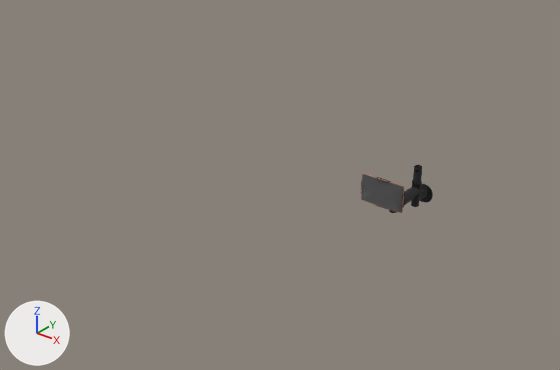
What one commit did to the glTF model projekt.glb.
One viewpoint serves both versions: a 50 mm lens placed at (1.51, -2.87, 1.77), pointed at (-0.43, -0.44, 0.26). Arrows for +X, +Y and +Z are at lower left; the lights stay in place. The older version comes first. Where no turn or scale is listed for an object, it has been applied to the vertices.

Script lines for the objects in view, before the commit:
```python
me_mesh_0 = bpy.data.meshes.new('Mesh_0')
me_mesh_0.from_pydata(...)  # 2757 vertices, 5524 faces; spans x -0.048..0.048, y -0.057..0.057, z -0.11..0.11
me_mesh_0.materials.append(mat_material_0)  # black #262626
me_mesh_1 = bpy.data.meshes.new('Mesh_1')
me_mesh_1.from_pydata(...)  # 6747 vertices, 13494 faces; spans x -0.025..0.025, y -0.104..0.104, z -0.038..0.038
me_mesh_1.materials.append(mat_material_1)  # black #262626
me_mesh_2 = bpy.data.meshes.new('Mesh_2')
me_mesh_2.from_pydata(...)  # 1497 vertices, 3004 faces; spans x -0.019..0.019, y -0.099..0.1, z -0.043..0.043
me_mesh_2.materials.append(mat_material_2)  # black #262626
me_mesh_7 = bpy.data.meshes.new('Mesh_7')
me_mesh_7.from_pydata(...)  # 36 vertices, 36 faces; spans x -12.8..12.8, y -7.8..7.8, z -0.3
me_mesh_7.materials.append(mat_pulverbeschichtung__schwarz)  # dark grey #585858
ob_pl38_0000 = bpy.data.objects.new('PL38_0000', me_mesh_0)
ob_pl38_0000.location = (-0.063, 0.181, 0.138)
ob_pl38_0008_full_2 = bpy.data.objects.new('PL38_0008_full_2', me_mesh_7)
ob_pl38_0008_full_2.parent = ob_pl38_0008_full
ob_pl38_0008_full_2.location = (0.0, 0.0, 0.0)
ob_pl38_0100__flex_arm_a = bpy.data.objects.new('PL38_0100__Flex_Arm_A', me_mesh_1)
ob_pl38_0100__flex_arm_a.location = (-0.063, 0.064, 0.132)
ob_pl38_0100__flex_arm_b = bpy.data.objects.new('PL38_0100__Flex_Arm_B', me_mesh_2)
ob_pl38_0100__flex_arm_b.location = (-0.063, 0.016, 0.137)
ob_scene_005 = bpy.data.objects.new('Scene.005', None)
ob_scene_005.parent = ob_node_16
ob_scene_005.location = (-0.0641, -0.17, 0.228)
ob_scene_005.rotation_euler = (0.942, 0.0, 0.0)  # degrees (54, 0, 0)
ob_scene_005.scale = (0.00831, 0.00831, 0.00831)
```
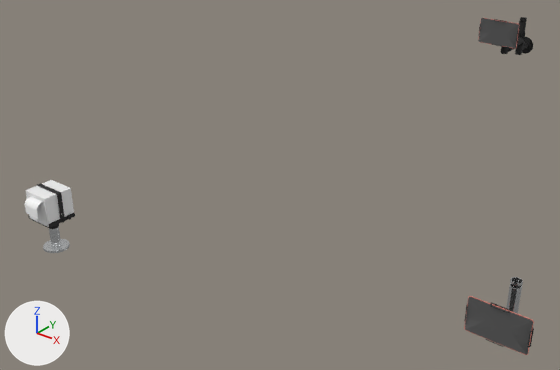
ob_scene_005 is not drawn itself; it is the parent of ob_pl38_0008_c, ob_scene_006.

What differs and where, as boxes (x1, y1, x2, y2) in the pictures (560 x 370 px):
'PL38_0008_full_2.001', added
    after: (465, 297, 533, 355)
'PL38_0008_full_2', moved
    before: (361, 174, 404, 213)
    after: (479, 18, 519, 48)
'PL38_0007_full_c_2', added
    after: (25, 180, 74, 227)
'PL38_0000', moved
    before: (411, 165, 433, 207)
    after: (515, 17, 533, 55)
'PL38_0200.001', added
    after: (43, 227, 70, 253)
'PL38_0200', added
    after: (506, 277, 523, 314)
'PL38_0007', added
    after: (28, 183, 75, 229)
'PL38_0100__Flex_Arm_A', moved
    before: (404, 180, 422, 205)
    after: (508, 32, 526, 52)
'PL38_0007_full_c_1', added
    after: (25, 196, 42, 218)
'PL38_0008_full_1.001', added
    after: (464, 296, 534, 355)
'PL38_0008_C.001', added
    after: (464, 303, 534, 347)
'PL38_0008_full_1', moved
    before: (361, 174, 405, 213)
    after: (478, 18, 520, 49)
'PL38_0008_C', moved
    before: (361, 177, 405, 209)
    after: (479, 19, 520, 47)
'PL38_0100__Flex_Arm_B', moved
    before: (389, 210, 396, 213)
    after: (501, 47, 510, 54)

The change in detail:
Material 'Pulverbeschichtung_(Dunkelgrau)' (mat_pulverbeschichtung__dunkelgrau) is new.
Its base color is (0.85, 0.85, 0.85) (white #ededed).
Its roughness is 1.0.
Material 'Papier_(Weiß)' (mat_papier__weiß) is new.
Its base color is (0.95, 0.95, 0.95) (white #f9f9f9).
Its roughness is 1.0.
Material 'Material_9' (mat_material_9) is new.
Its base color is (0.0196, 0.0196, 0.0196) (black #262626).
Its metallic is 0.1.
Its roughness is 0.8.
Material 'Edelstahl' (mat_edelstahl) is new.
Its base color is (0.784, 0.8, 0.808) (white #e5e7e8).
Its metallic is 0.95.
Its roughness is 0.15.
Mesh me_mesh_11 is new.
It has 329 vertices, 638 faces and spans x -0.0595..0.0595, y -0.0443..0.0748, z -0.0595..0.0595.
It uses material mat_pulverbeschichtung__dunkelgrau (white #ededed).
Mesh me_mesh_10 is new.
It has 52 vertices, 100 faces and spans x -0.0299..0.0451, y -0.0748..-0.04, z -0.0143..0.0433.
It uses material mat_papier__weiß (white #f9f9f9).
Mesh me_mesh_9 is new.
It has 13274 vertices, 26568 faces and spans x -0.076..0.076, y -0.06..0.06, z -0.081..0.081.
It uses material mat_material_9 (black #262626).
Mesh me_mesh_8 is new.
It has 3786 vertices, 7596 faces and spans x -5.0..5.0, y -5.0..5.0, z -10.1..10.1.
It uses material mat_edelstahl (white #e5e7e8).
Object 'PL38_0000' (ob_pl38_0000) moves from (-0.063, 0.181, 0.138) to (-0.119, 1.38, 0.604).
Object 'PL38_0100__Flex_Arm_A' (ob_pl38_0100__flex_arm_a) moves from (-0.063, 0.064, 0.132) to (-0.119, 1.264, 0.598).
Object 'PL38_0100__Flex_Arm_B' (ob_pl38_0100__flex_arm_b) moves from (-0.063, 0.016, 0.137) to (-0.12, 1.215, 0.603).
Object 'Scene.005' (ob_scene_005) moves from (-0.0641, -0.17, 0.228) to (-0.121, 1.029, 0.694).
Object 'PL38_0007_full_c_2' (ob_pl38_0007_full_c_2) is new; it shows me_mesh_11.
Its location is (-0.827, -1.367, 0.407).
Object 'PL38_0007_full_c_1' (ob_pl38_0007_full_c_1) is new; it shows me_mesh_10.
Its location is (-0.827, -1.367, 0.407).
Object 'PL38_0007' (ob_pl38_0007) is new; it shows me_mesh_9.
Its location is (-0.827, -1.352, 0.387).
Object 'PL38_0200.001' (ob_pl38_0200_001) is new; it shows me_mesh_8.
Its parent is ob_scene_012.
Its location is (0.0, 0.0, 0.0).
Object 'Scene.012' (ob_scene_012) is new.
Its parent is ob_node_16.
Its location is (-0.827, -1.351, 0.315).
Its scale is (0.00998, 0.00998, 0.00998).
Object 'PL38_0008_full_2.001' (ob_pl38_0008_full_2_001) is new; it shows me_mesh_7.
Its parent is ob_pl38_0008_full_001.
Its location is (0.0, 0.0, 0.0).
Object 'PL38_0008_full.001' (ob_pl38_0008_full_001) is new.
Its parent is ob_scene_011.
Its location is (0.0, 0.0, 0.0).
Object 'Scene.011' (ob_scene_011) is new.
Its parent is ob_scene_010.
Its location is (0.0, 0.0, 0.0).
Its rotation in degrees is (-144, 0, 0).
Object 'Scene.010' (ob_scene_010) is new.
Its parent is ob_node_16.
Its location is (0.792, -0.869, 0.302).
Its rotation in degrees is (54, 0, 0).
Its scale is (0.00831, 0.00831, 0.00831).
Object 'PL38_0008_full_1.001' (ob_pl38_0008_full_1_001) is new; it shows me_mesh_6.
Its parent is ob_pl38_0008_full_001.
Its location is (0.0, 0.0, 0.0).
Object 'PL38_0008_C.001' (ob_pl38_0008_c_001) is new; it shows me_mesh_5.
Its parent is ob_scene_010.
Its location is (0.0, 0.0, 0.0).
Object 'PL38_0200' (ob_pl38_0200) is new; it shows me_mesh_8.
Its parent is ob_scene_007.
Its location is (0.0, 0.0, 0.0).
Object 'Scene.007' (ob_scene_007) is new.
Its parent is ob_node_16.
Its location is (0.793, -0.764, 0.315).
Its scale is (0.00998, 0.00998, 0.00998).
